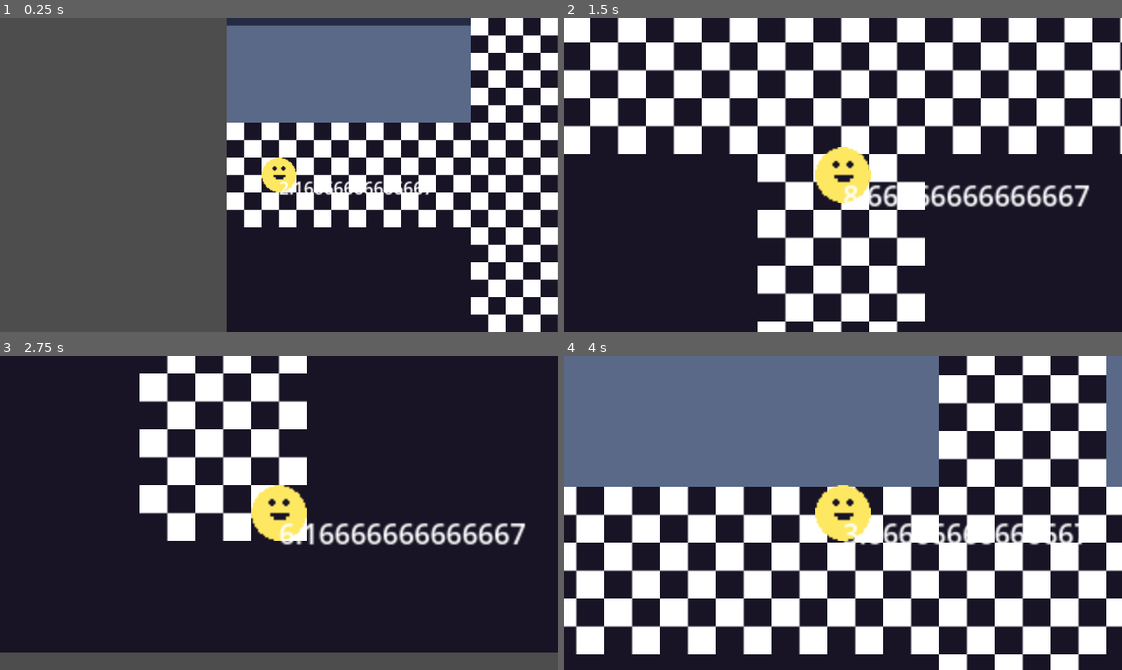
Above: before the commit, frames 1-4 (two rows, left to right).
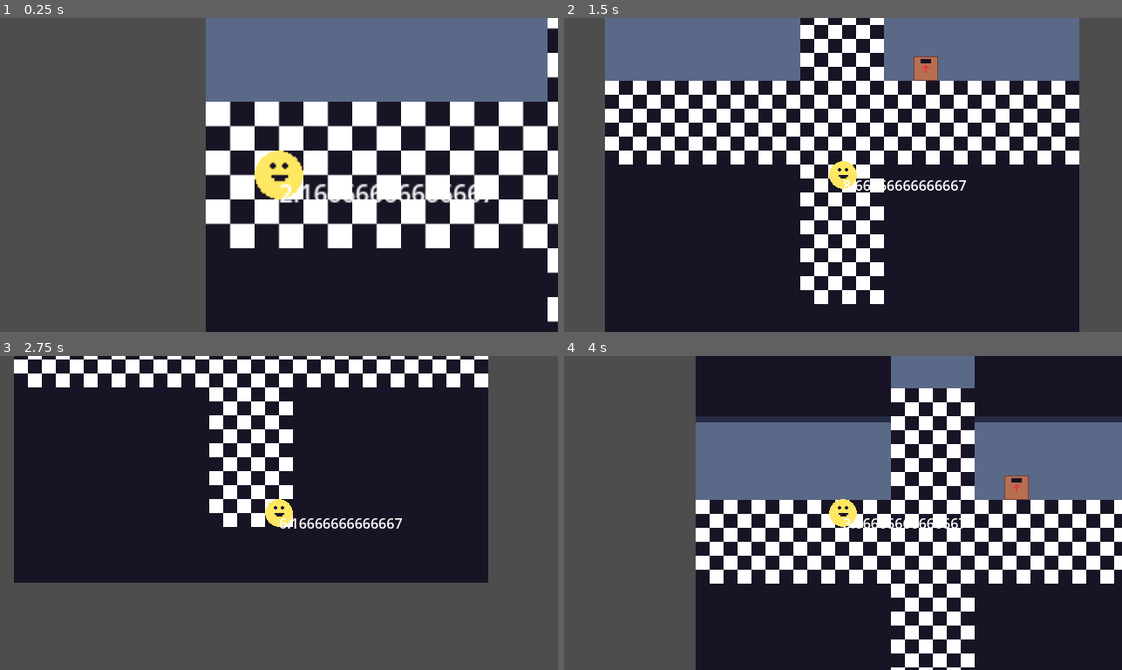
Above: after the commit, the same moments.

Repository: afreemanio/ggj-2024
Game: Godot game, scene res://world/world.tscn
The game is run twice, just before and just after one commit, with the same random seed, the same clock (stepped at 60 frames per second) and the same inputs.
Inputs (mouse positions are in pixels of both pictures, inside the frame that each line leads up to):
- Up to frame 1 (0.25 s): no input
- Up to frame 2 (1.5 s): tap Enter (ui_accept) at 0.5, 0.77 s; move the mouse to (965, 159) at 0.52 s; hold D (RIGHT) 0.53-1.28 s; tap Space (SPACE) at 0.6 s; click (965, 159) at 0.67 s; move the mouse to (731, 190) at 1.27 s; hold S (DOWN) from 1.28 s (still down); tap F at 1.35 s
- Up to frame 3 (2.75 s): tap Enter (ui_accept) at 1.52 s; move the mouse to (334, 443) at 2.02 s; release S (DOWN) at 2.03 s; hold D (RIGHT) from 2.03 s (still down); tap Space (SPACE) at 2.1 s
- Up to frame 4 (4 s): move the mouse to (815, 575) at 2.77 s; release D (RIGHT) at 2.78 s; hold W (UP) 2.78-3.53 s; tap F at 2.85 s; click (815, 575) at 2.92 s; tap Enter (ui_accept) at 3.02, 3.77 s; move the mouse to (1010, 560) at 3.52 s; hold A (LEFT) from 3.53 s (still down); tap Space (SPACE) at 3.6 s

The runs differ from the first frame. In frame 1, 28% of the frame differs, in the area x 36-100%, y 0-100%; in frame 2, 53%; in frame 3, 47%; in frame 4, 68%, in the area x 0-100%, y 0-100%.

Commit message:
Accidentally broke camera after merge

Diff:
--- a/player/player.tscn
+++ b/player/player.tscn
@@ -24,7 +24,7 @@
 script = ExtResource("4_fghkq")
 priority_override = false
 priority = 0
-zoom = Vector2(2, 2)
+zoom = Vector2(1, 1)
 follow_mode = 2
 follow_target = NodePath("..")
 follow_parameters/target_offset = Vector2(0, 0)
--- a/project.godot
+++ b/project.godot
@@ -19,6 +19,7 @@
 
 window/size/viewport_width=640
 window/size/viewport_height=360
+window/stretch/mode="viewport"
 
 [dotnet]
 
--- a/world/world.tscn
+++ b/world/world.tscn
@@ -7,6 +7,7 @@
 
 [node name="Camera2D" type="Camera2D" parent="."]
 position = Vector2(48, 176)
+zoom = Vector2(2, 2)
 
 [node name="PhantomCameraHost" type="Node" parent="Camera2D"]
 script = ExtResource("2_icb2l")
